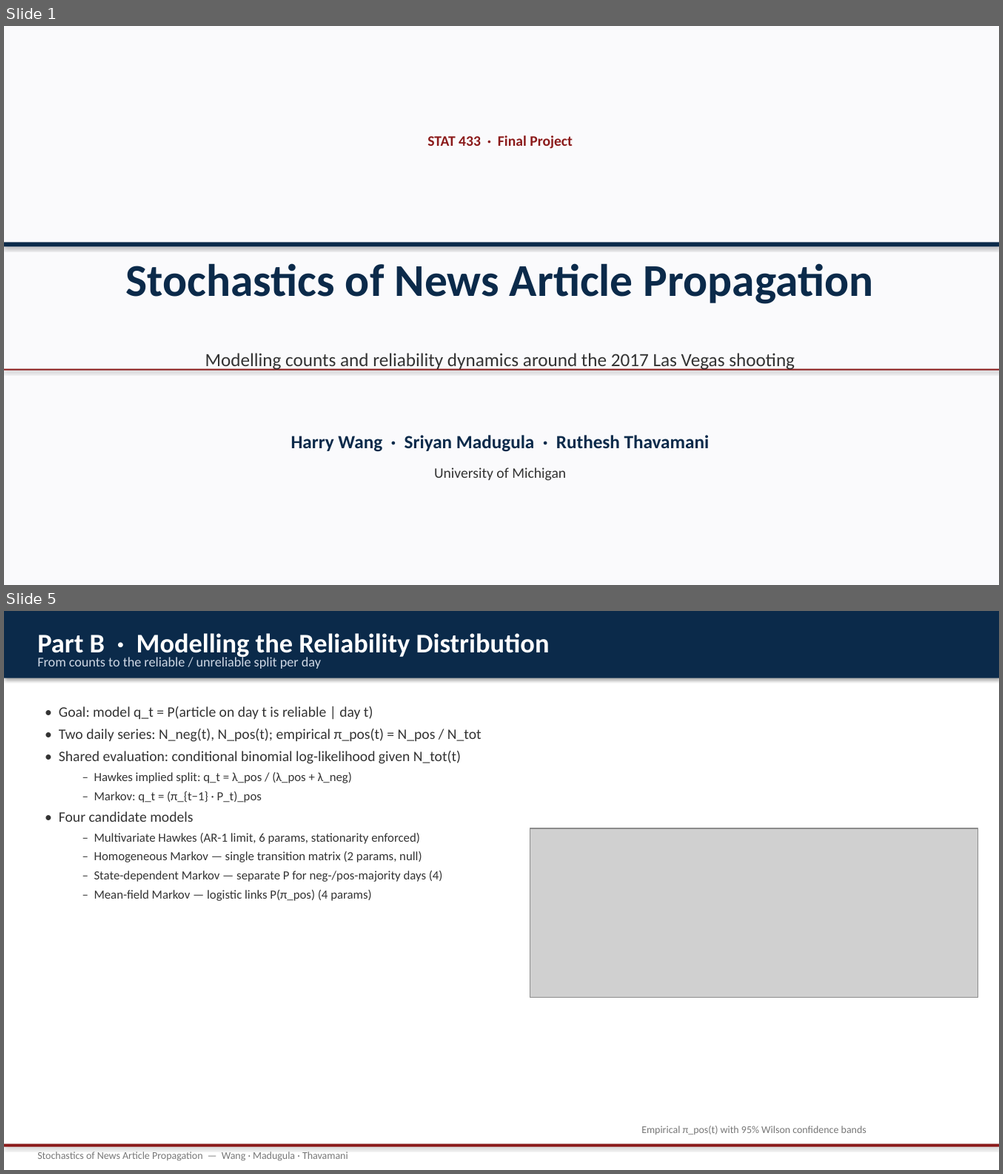
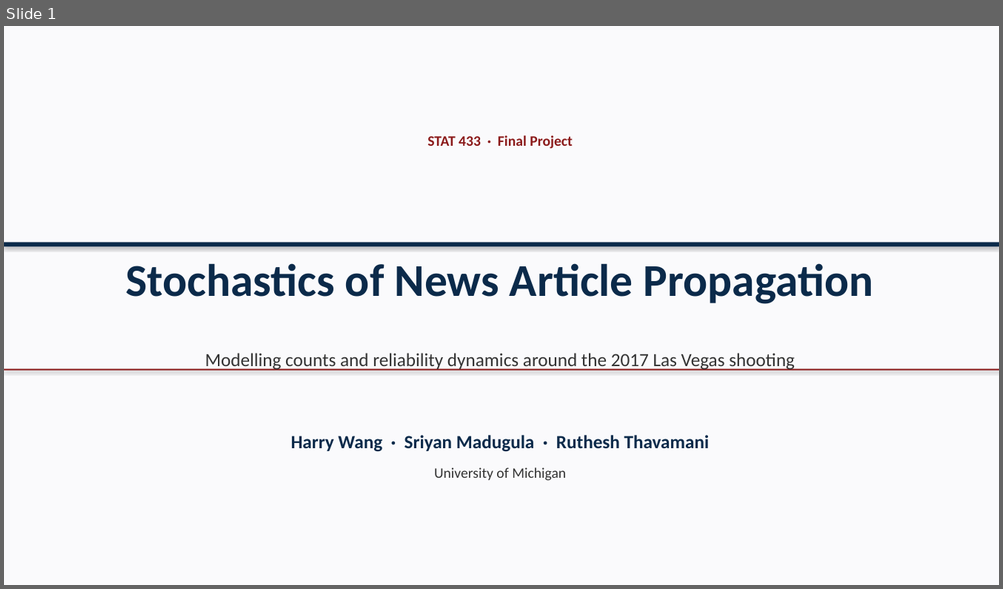
Before and after one commit to whrui720/StochasticNewsSim, a slide deck: StochasticNewsSim_presentation.pptx. Shown one above the other, each under a label of ours: slides 1 and 5 before the commit, slide 1 after it; the slides between them are not shown. The pictures are 1003x1174 and 1003x589 pixels, drawn with LibreOffice and Linux fonts; fonts in the diff are those of the drawing; grey boxes stand for pictures. Boxes give left, top, right and bottom in pixels: in the first picture for what was removed or moved away, otherwise in the second. Text is boxed around its words. In the diff, an @@ line names an element or a change of style, - is before the commit and + after.

```diff
--- a/StochasticNewsSim_presentation.pptx
+++ b/StochasticNewsSim_presentation.pptx
@@ slide 5 removed at bbox=[4, 611, 999, 1170], background #FFFFFF @@
@@ rectangle removed at bbox=[4, 611, 999, 678] @@
@@ text removed at bbox=[37, 633, 549, 659] @@
-Part B · Modelling the Reliability Distribution
@@ text removed at bbox=[37, 655, 321, 669] @@
-From counts to the reliable / unreliable split per day
@@ text removed at bbox=[59, 706, 481, 901] @@
-• Goal: model q_t = P(article on day t is reliable | day t)
-• Two daily series: N_neg(t), N_pos(t); empirical π_pos(t) = N_pos / N_tot
-• Shared evaluation: conditional binomial log-likelihood given N_tot(t)
-  – Hawkes implied split: q_t = λ_pos / (λ_pos + λ_neg)
-  – Markov: q_t = (π_{t−1} · P_t)_pos
-• Four candidate models
-  – Multivariate Hawkes (AR-1 limit, 6 params, stationarity enforced)
-  – Homogeneous Markov — single transition matrix (2 params, null)
-  – State-dependent Markov — separate P for neg-/pos-majority days (4)
-  – Mean-field Markov — logistic links P(π_pos) (4 params)
@@ picture removed at bbox=[530, 829, 978, 998] @@
@@ text removed at bbox=[641, 1126, 866, 1135] @@
-Empirical π_pos(t) with 95% Wilson confidence bands
@@ rectangle removed at bbox=[4, 1145, 999, 1147] @@
@@ text removed at bbox=[37, 1152, 348, 1161] @@
-Stochastics of News Article Propagation — Wang · Madugula · Thavamani
```
Also in this commit, not shown: 8 slides changed, 2 slides added, 2 other files.
